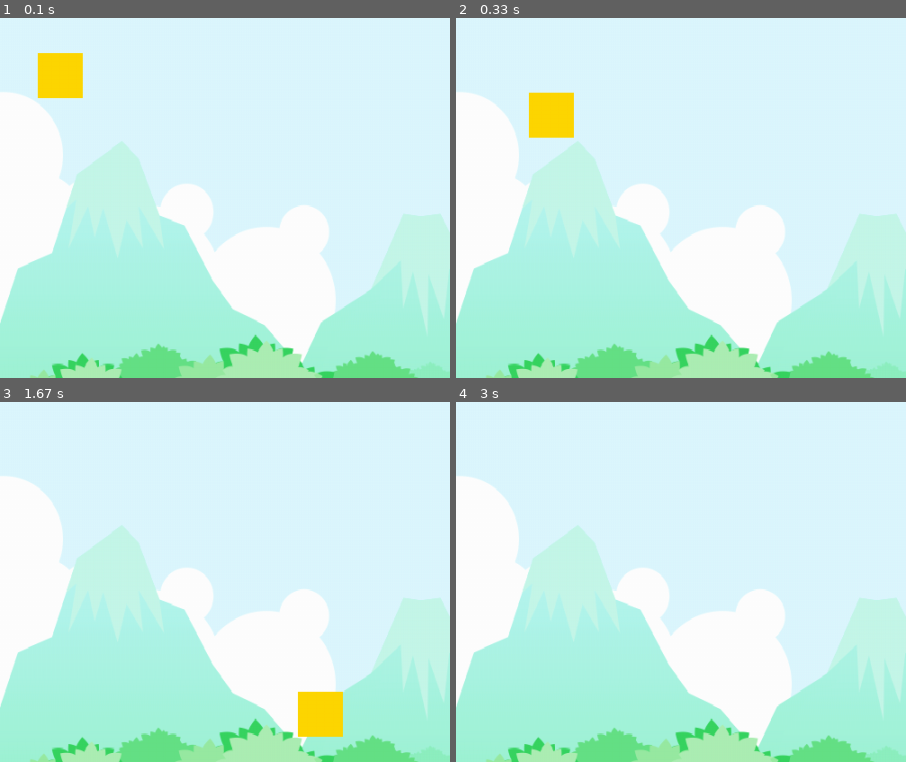
Above: before the commit, frames 1-4 (two rows, left to right).
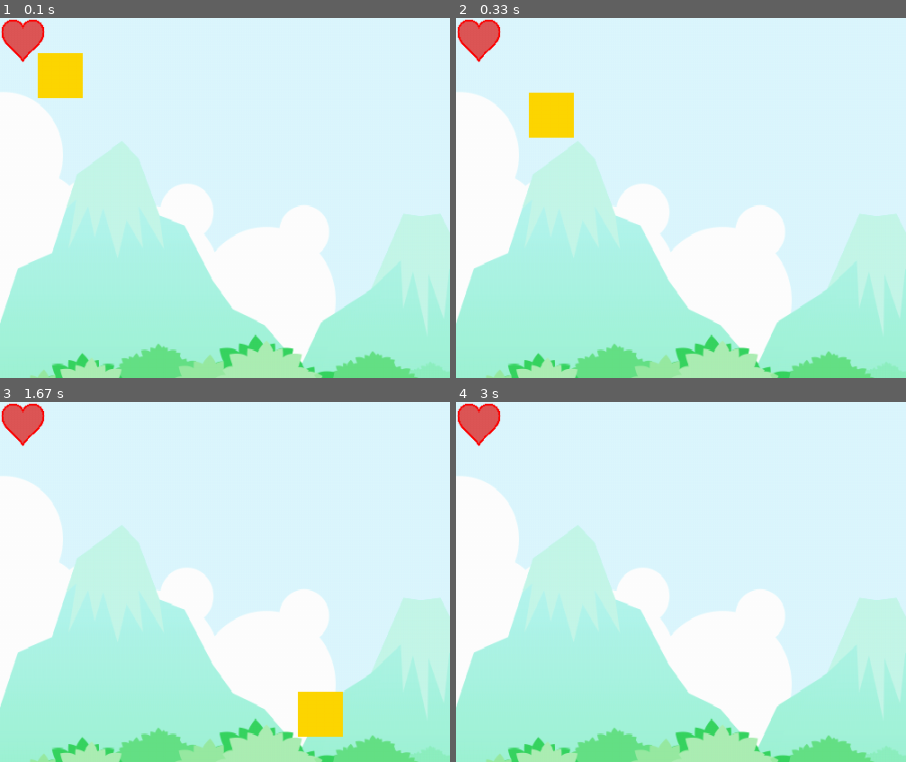
Above: after the commit, the same moments.

Repository: LuukHenk/simplePygame
Game: pygame game, started from main.py
The game is run twice, just before and just after one commit, with the same random seed, the same clock (stepped at 60 frames per second) and the same inputs.
Inputs:
- Up to frame 1 (0.1 s): no input
- Up to frame 2 (0.33 s): no input
- Up to frame 3 (1.67 s): hold Up 0.83-1.3 s
- Up to frame 4 (3 s): no input
The pictures show only the part of the screen within x 0-50%, y 0-50%; the shares and areas given below are measured in that part.

The runs differ from the first frame. In frame 1, 0.8% of the frame differs, in the area x 0-10%, y 0-13%; in frame 2, 0.8%; in frame 3, 0.8%; in frame 4, 0.8%.

Commit message:
Added HealthBar class & drawed heart, changed .gitignore

Diff:
--- a/main.py
+++ b/main.py
@@ -3,7 +3,7 @@
 import pygame
 import sys
 import os
-from player import Player
+from player import Player, HealthBar
 from mob import Mob
 
 """ Setup """
@@ -13,7 +13,6 @@
 
 #set framerate, start clock and start pygame
 fps = 60
-ani = 10
 clock = pygame.time.Clock()
 pygame.init()
 
@@ -32,6 +31,10 @@
 player_list = pygame.sprite.Group()
 player_list.add(player)
 steps = 10
+
+healthbar = HealthBar()
+healthbar_list = pygame.sprite.Group()
+healthbar_list.add(healthbar)
 
 # Constructor expects colors as Tuple (RGB[a])
 mob1 = Mob((255, 215, 0))
@@ -69,6 +72,7 @@
     world.blit(backdrop, backdropbox)
     player.update()
     player_list.draw(world)
+    healthbar_list.draw(world)
     mob1.update()
     mob1_list.draw(world)
     pygame.display.flip()
--- a/player.py
+++ b/player.py
@@ -30,8 +30,11 @@
         self.movey += y
 
     def update(self):
+        ani = 10
+
         self.rect.x = self.rect.x + self.movex
         self.rect.y = self.rect.y + self.movey
+
         #TODO how does this work!?
         # moving left
         if self.movex < 0:
@@ -47,3 +50,16 @@
             if self.frame > 3*ani:
                 self.frame = 0
             self.image = self.images[(self.frame//ani)+4]
+
+class HealthBar(pygame.sprite.Sprite):
+    def __init__(self):
+        pygame.sprite.Sprite.__init__(self)
+        emptyHeart = pygame.transform.scale(pygame.image.load('images/healthbar/emptyheart.png'), [50, 50])
+        fullHeart = pygame.transform.scale(pygame.image.load('images/healthbar/fullheart.png'), [50, 50])
+        # Todo : Draw multiple hearts, preferably in container
+        self.healthcontainer = [fullHeart, fullHeart, fullHeart]
+        self.health = 3
+        self.image = fullHeart
+        self.rect = self.image.get_rect()
+        self.rect.x = 0
+        self.rect.y = 0
Not shown, changed: README.md
Binary file added: images/healthbar/emptyheart.png
Not shown, added: images/healthbar/exampleheart.svg
Binary file added: images/healthbar/fullheart.png
Not shown, changed: .gitignore
